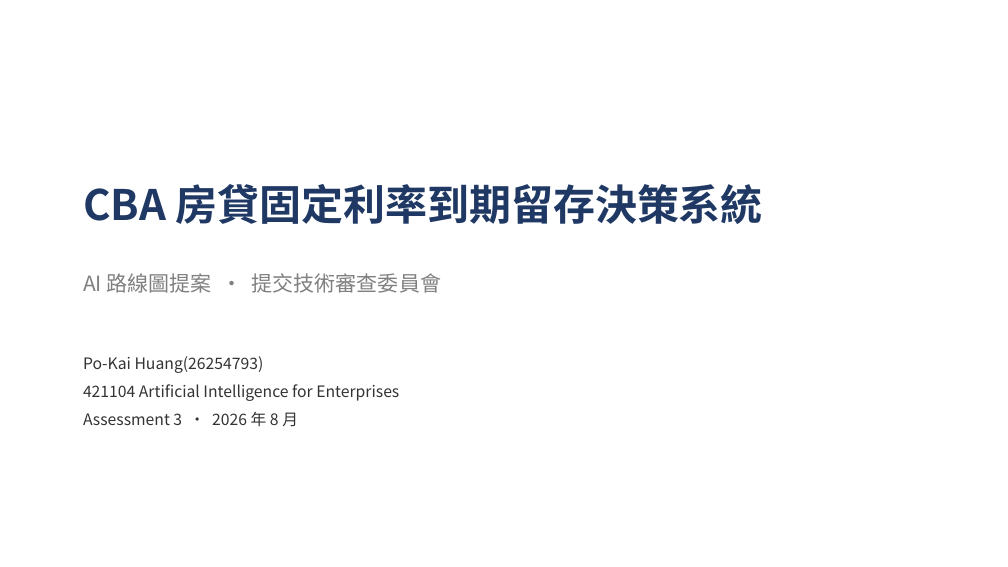
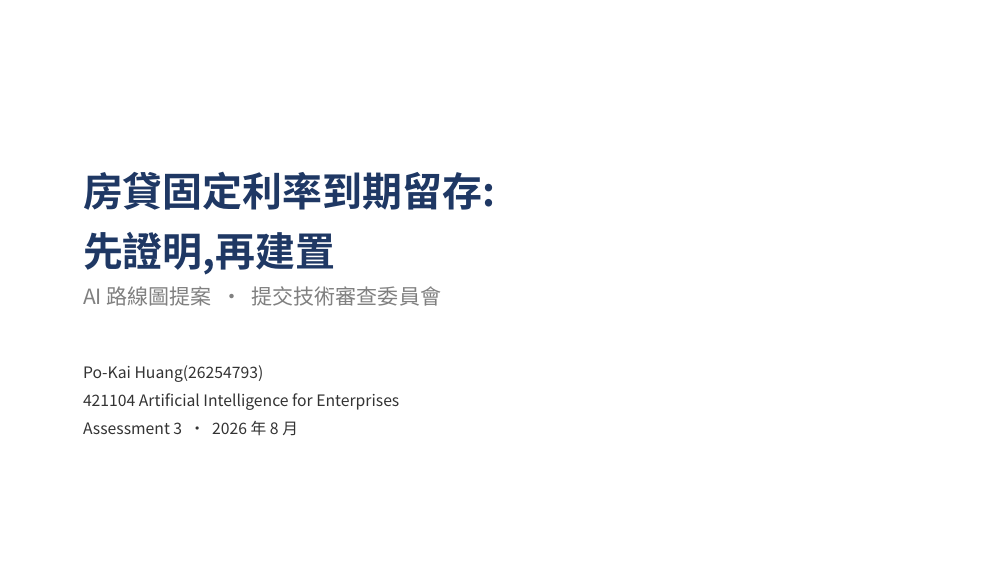
Before and after one commit to pokai-huang0828/UTS_workspace, a slide deck: slide 1 of Artificial Intelligence for Enterprises/Assessment3/Huang_26254793_421104_Assessment 3.pptx. Drawn at 1008x567 pixels with LibreOffice and Linux fonts; fonts in the diff are those of the drawing. Boxes give left, top, right and bottom in pixels: in the first picture for what was removed or moved away, otherwise in the second. Text is boxed around its words. In the diff, an @@ line names an element or a change of style, - is before the commit and + after.

```diff
--- a/Artificial Intelligence for Enterprises/Assessment3/Huang_26254793_421104_Assessment 3.pptx
+++ b/Artificial Intelligence for Enterprises/Assessment3/Huang_26254793_421104_Assessment 3.pptx
@@ text at box(83, 172, 495, 275): text changed; size 40 to 38 pt @@
-CBA 房貸固定利率到期留存決策系統
+房貸固定利率到期留存:
+先證明,再建置
@@ text "AI 路線圖提案 · 提交技術審查委員會": place and size @@
-text "AI 路線圖提案 · 提交技術審查委員會" at box(83, 273, 441, 293)
+text "AI 路線圖提案 · 提交技術審查委員會" at box(83, 286, 441, 306)
@@ text "Po-Kai Huang(26254793)": place and size @@
-text "Po-Kai Huang(26254793)" at box(83, 356, 399, 427)
+text "Po-Kai Huang(26254793)" at box(83, 365, 399, 436)
```
Also in this commit, not shown: 4 other slides changed, 9 slides added, 9 slides removed, 22 other files.
